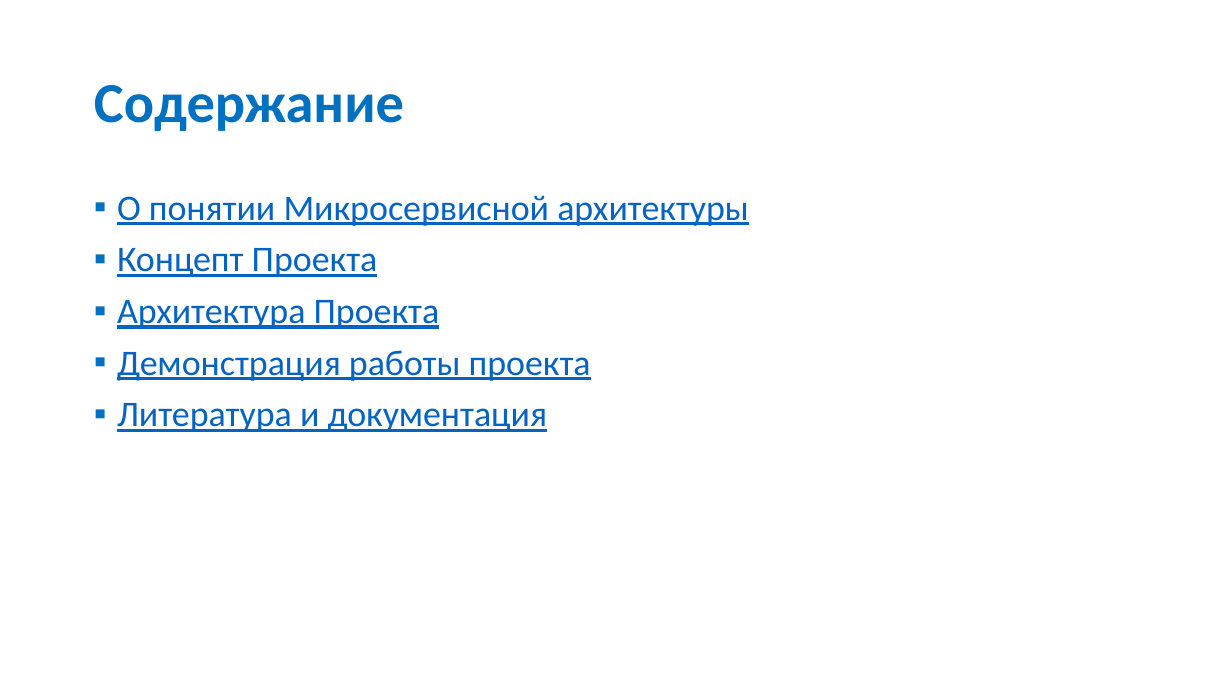
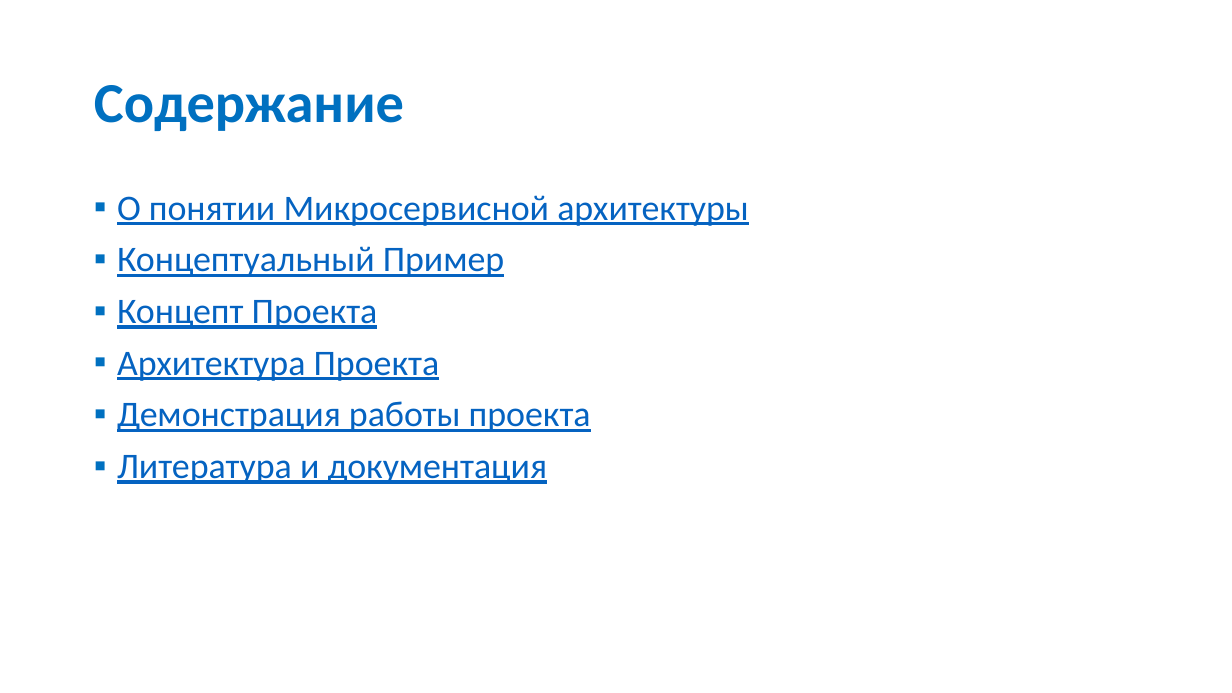
Before and after one commit to ArtiomCiobanu/UniversityStuff, a slide deck: slide 2 of Semester 6/Diploma/Презентация Дипломная Работа Чобану Артём I1902.pptx. Drawn at 1232x693 pixels with LibreOffice and Linux fonts; fonts in the diff are those of the drawing. Boxes give left, top, right and bottom in pixels: in the first picture for what was removed or moved away, otherwise in the second. Text is boxed around its words. In the diff, an @@ line names an element or a change of style, - is before the commit and + after.

```diff
--- a/Semester 6/Diploma/Презентация Дипломная Работа Чобану Артём I1902.pptx
+++ b/Semester 6/Diploma/Презентация Дипломная Работа Чобану Артём I1902.pptx
@@ text at bbox=[117, 246, 505, 277]: paragraph added @@
+▪ Концептуальный Пример
```
Also in this commit, not shown: 1 slide added, 2 other files.
